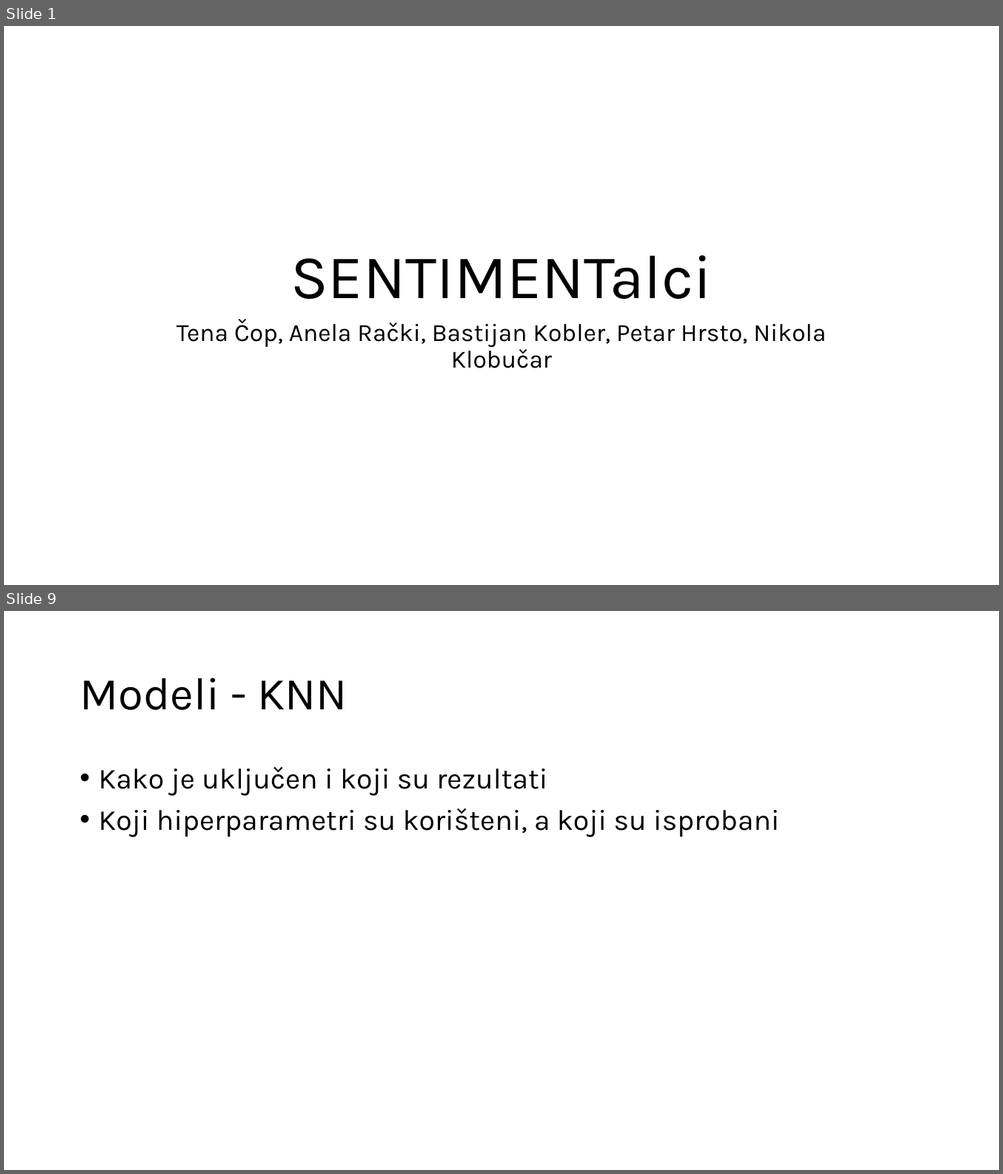
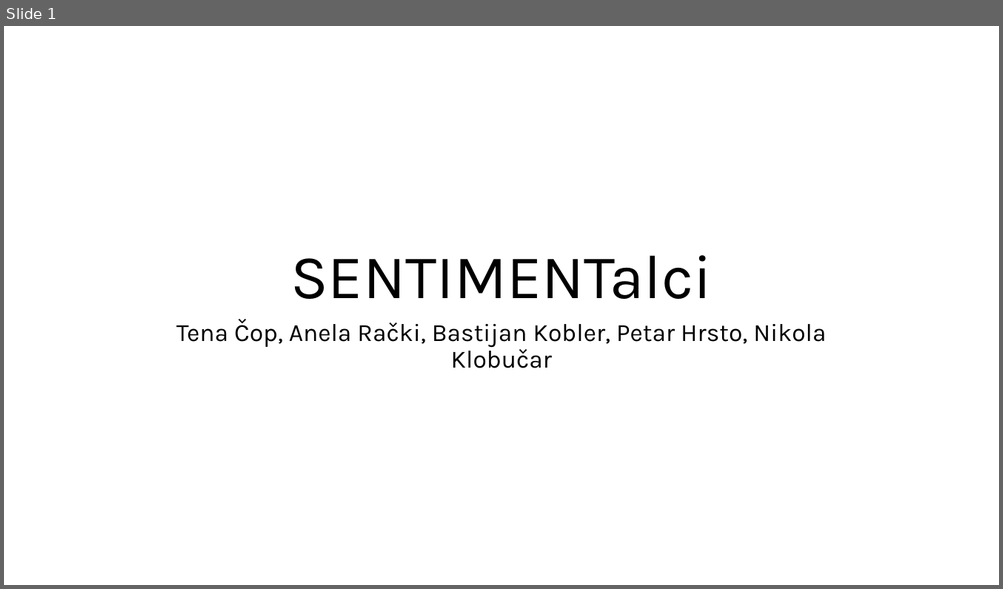
Before and after one commit to Sentimentalci/opjprojekt, a slide deck: SENTIMENTalci.pptx. Shown one above the other, each under a label of ours: slides 1 and 9 before the commit, slide 1 after it; the slides between them are not shown. The pictures are 1003x1174 and 1003x589 pixels, drawn with LibreOffice and Linux fonts; fonts in the diff are those of the drawing. Boxes give left, top, right and bottom in pixels: in the first picture for what was removed or moved away, otherwise in the second. Text is boxed around its words. In the diff, an @@ line names an element or a change of style, - is before the commit and + after.

```diff
--- a/SENTIMENTalci.pptx
+++ b/SENTIMENTalci.pptx
@@ slide 9 removed at bbox=[4, 611, 999, 1170], background #FFFFFF @@
@@ title removed at bbox=[79, 678, 347, 710] @@
-Modeli - KNN
@@ text removed at bbox=[99, 767, 780, 837] @@
-• Kako je uključen i koji su rezultati
-• Koji hiperparametri su korišteni, a koji su isprobani
```
Also in this commit, not shown: 3 slides changed, 3 slides added, 3 other slides removed, 3 other files.
